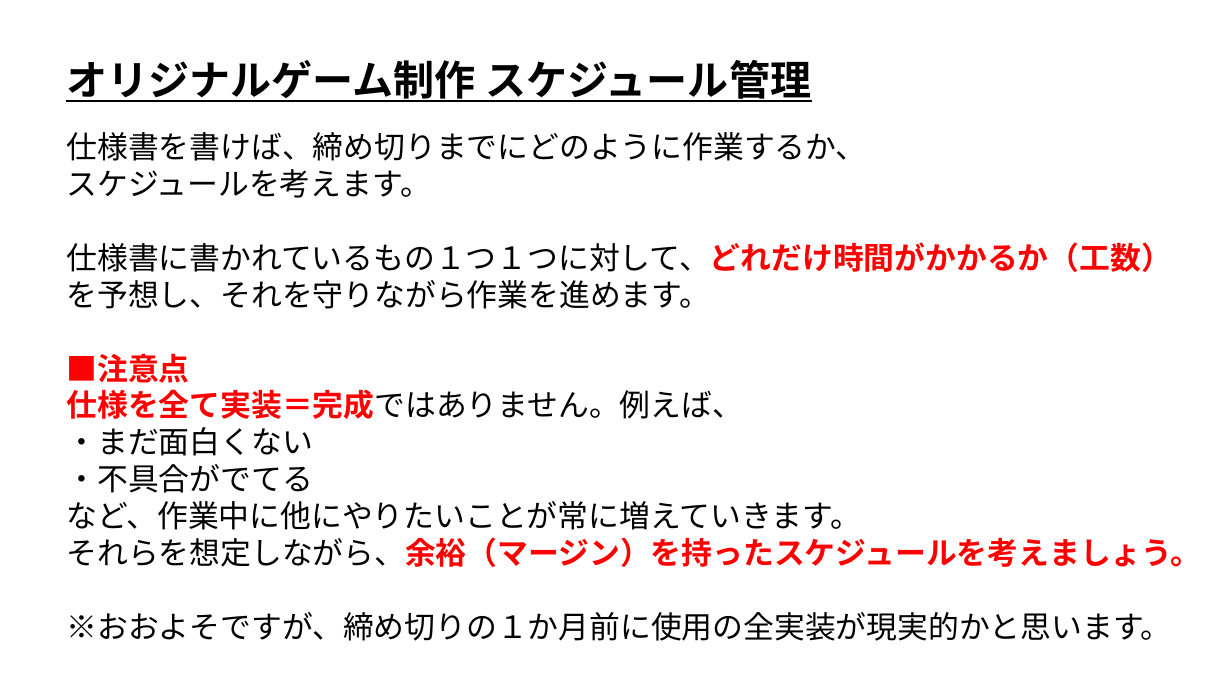
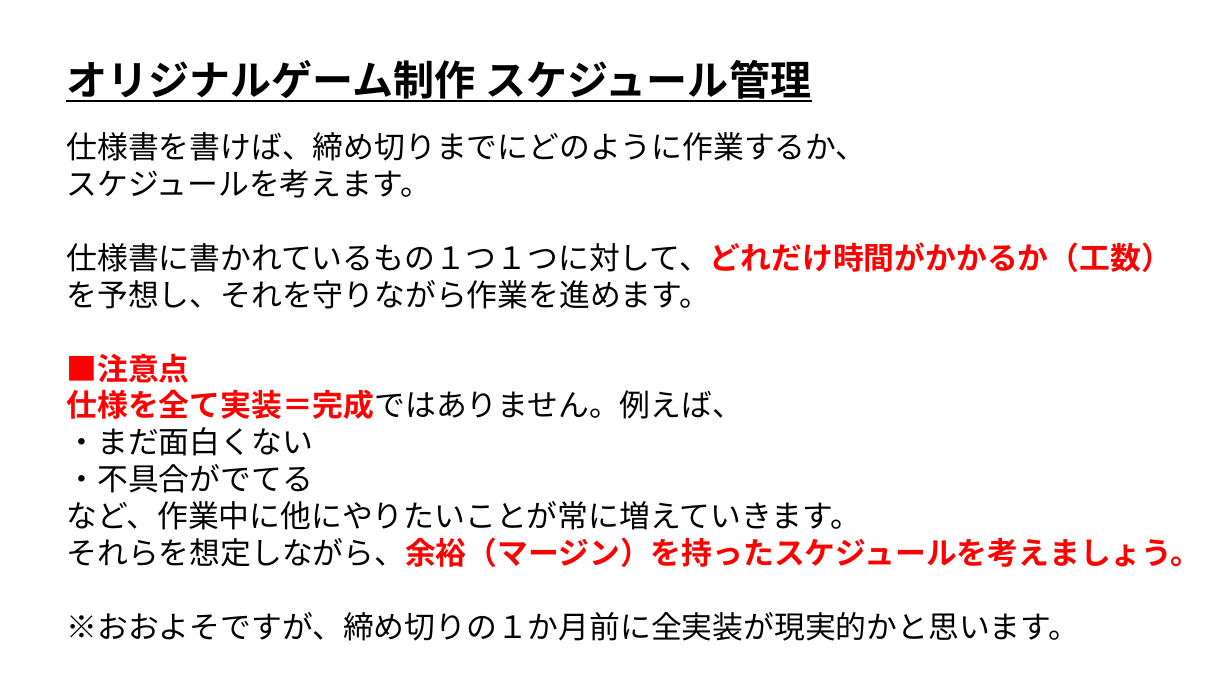
Before and after one commit to ArakiYusuke-Ohara/Textbook, a slide deck: slide 3 of ゲーム科1年/00_前期/ゲームプログラミングⅢ/05_オリジナルゲーム制作.pptx. Drawn at 1232x693 pixels with LibreOffice and Linux fonts; fonts in the diff are those of the drawing. Boxes give left, top, right and bottom in pixels: in the first picture for what was removed or moved away, otherwise in the second. Text is boxed around its words. In the diff, an @@ line names an element or a change of style, - is before the commit and + after.

```diff
--- a/ゲーム科1年/00_前期/ゲームプログラミングⅢ/05_オリジナルゲーム制作.pptx
+++ b/ゲーム科1年/00_前期/ゲームプログラミングⅢ/05_オリジナルゲーム制作.pptx
@@ text at [66, 612, 1079, 641]: text changed @@
-※おおよそですが、締め切りの１か月前に使用の全実装が現実的かと思います。
+※おおよそですが、締め切りの１か月前に全実装が現実的かと思います。
```
Also in this commit, not shown: 4 other files.
